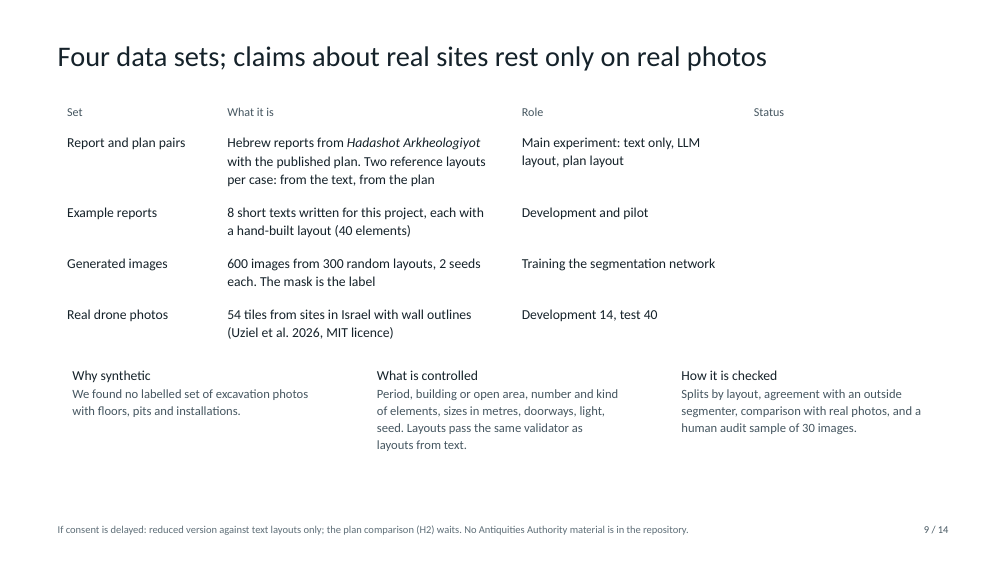
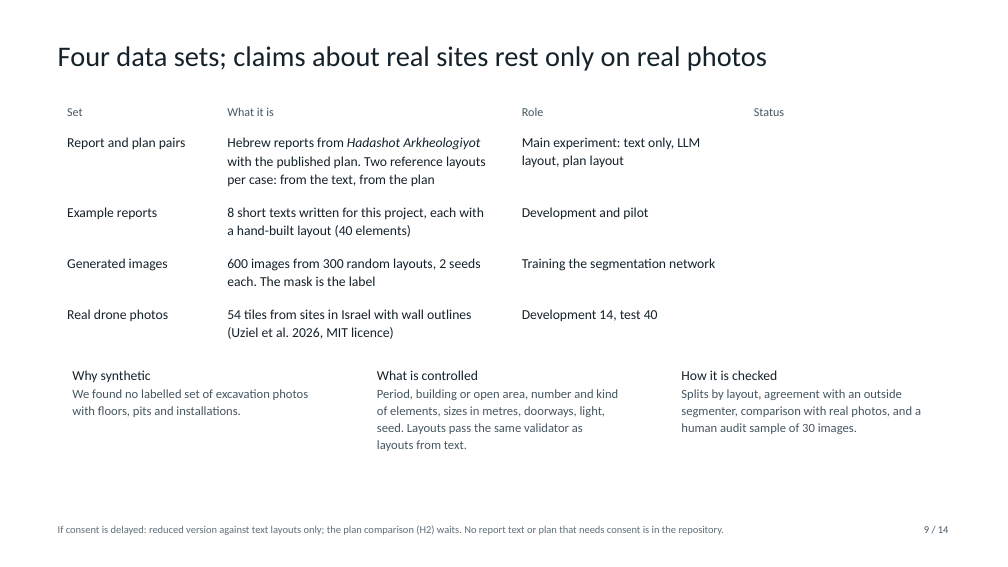
Before and after one commit to ssen2803/arch-to-image, a slide deck: slide 9 of slides/proposal.pptx. Drawn at 1008x567 pixels with LibreOffice and Linux fonts; fonts in the diff are those of the drawing; background and template pictures are left out. Boxes give left, top, right and bottom in pixels: in the first picture for what was removed or moved away, otherwise in the second. Text is boxed around its words. In the diff, an @@ line names an element or a change of style, - is before the commit and + after.

```diff
--- a/slides/proposal.pptx
+++ b/slides/proposal.pptx
@@ text at [58,525,725,535]: text changed @@
-If consent is delayed: reduced version against text layouts only; the plan comparison (H2) waits. No Antiquities Authority material is in the repository.
+If consent is delayed: reduced version against text layouts only; the plan comparison (H2) waits. No report text or plan that needs consent is in the repository.
```
Also in this commit, not shown: 2 other slides changed, 3 other files.
